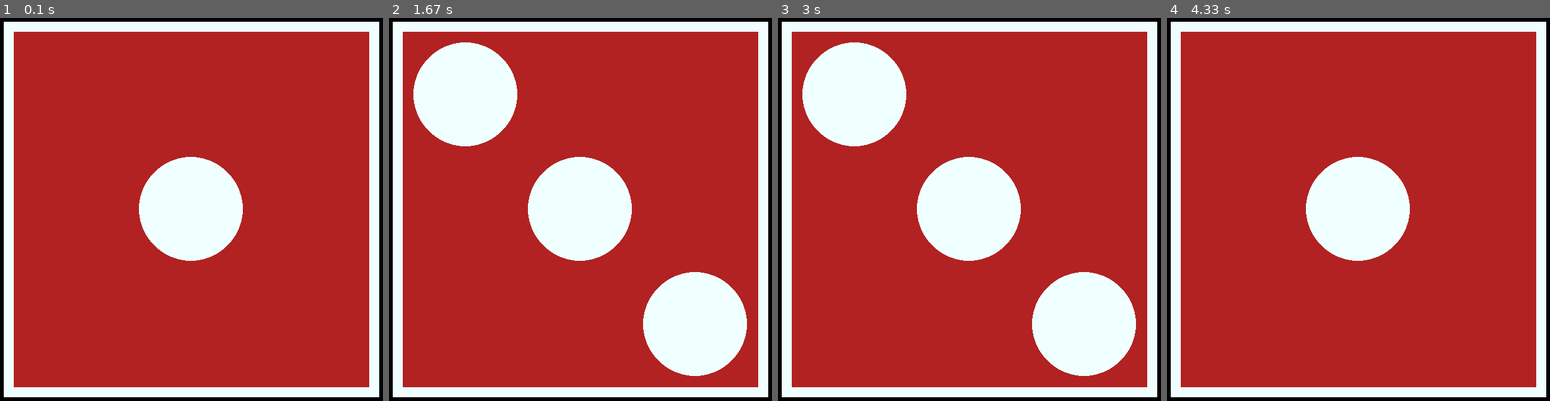
Above: before the commit, frames 1-4 (left to right).
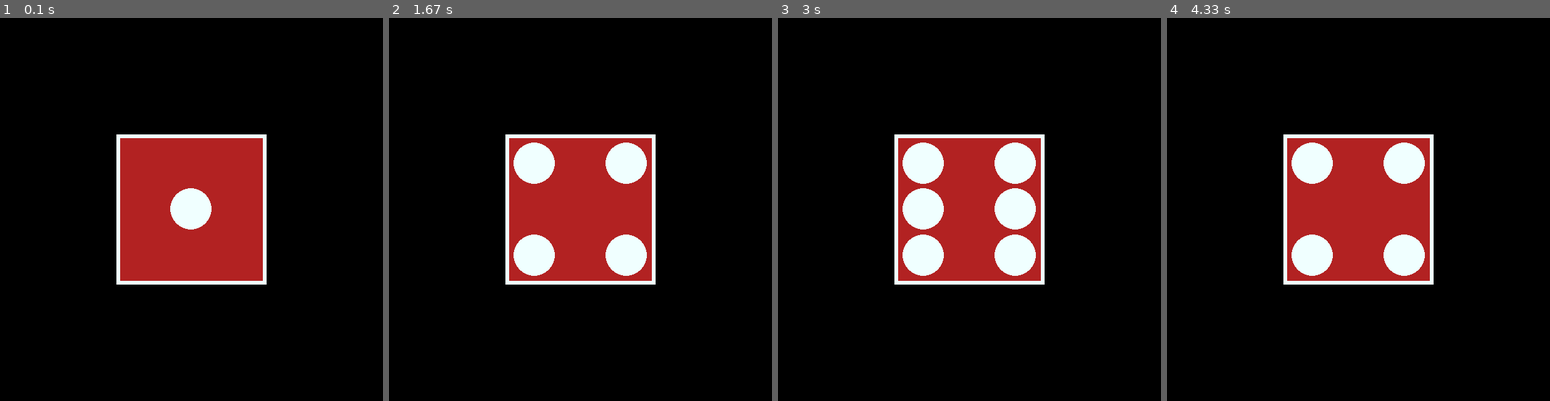
Above: after the commit, the same moments.

Repository: hitbox/scratch
Game: pygame game, started from pygame/dicepips.py
Same seed, same stepped clock (60 frames per second), same inputs: the game is played once before the commit and once after it.
Inputs:
- Up to frame 1 (0.1 s): no input
- Up to frame 2 (1.67 s): tap Space at 0.33, 0.73 s; hold Right 0.67-1.13 s
- Up to frame 3 (3 s): hold Right 2.03-2.5 s; tap Space at 2.1, 2.6, 2.9 s; hold Left from 2.53 s (still down)
- Up to frame 4 (4.33 s): release Left at 3.07 s; hold Left 3.1-3.5 s; tap Space at 3.17, 3.6, 3.9, 4.27 s; hold Right 3.53-4.17 s; hold Left from 4.2 s (still down)

The runs differ from the first frame. In frame 1, 87% of the frame differs, in the area x 0-100%, y 0-100%; in frame 2, 91%; in frame 3, 90%; in frame 4, 91%.

Commit message:
pygame/dicepips.py
- better animation with a timer

Diff:
--- a/pygame/dicepips.py
+++ b/pygame/dicepips.py
@@ -10,6 +10,7 @@
         self.blits = blits
         self.index = 0
         self.roll = None
+        self.timer = None
 
     def do_quit(self, event):
         self.engine.stop()
@@ -26,6 +27,7 @@
             pygamelib.post_videoexpose()
         elif event.key == pygame.K_SPACE:
             self.roll = random.randint(6, 24)
+            self.timer = 0
 
     def do_videoexpose(self, event):
         self.draw()
@@ -33,11 +35,13 @@
     def update(self):
         super().update()
         if self.roll and self.roll > 0:
-            # TODO
-            # - animation timer
-            self.index = (self.index + 1) % len(self.blits)
-            self.roll -= 1
-            pygamelib.post_videoexpose()
+            if self.timer + self.elapsed >= 100:
+                self.index = (self.index + random.randint(1, 5)) % len(self.blits)
+                self.roll -= 1
+                self.timer = (self.timer + self.elapsed) % 100
+                pygamelib.post_videoexpose()
+            else:
+                self.timer += self.elapsed
 
     def draw(self):
         self.screen.fill('black')
@@ -133,7 +137,7 @@
 
     blits = []
     for n in range(1,7):
-        die_size = (int(min(display_size) * 0.75),)*2
+        die_size = (int(min(display_size) * 0.30),)*2
         die_surf = pygame.Surface(die_size)
         die_surf.fill('firebrick')
         border = min(die_size) // 18
